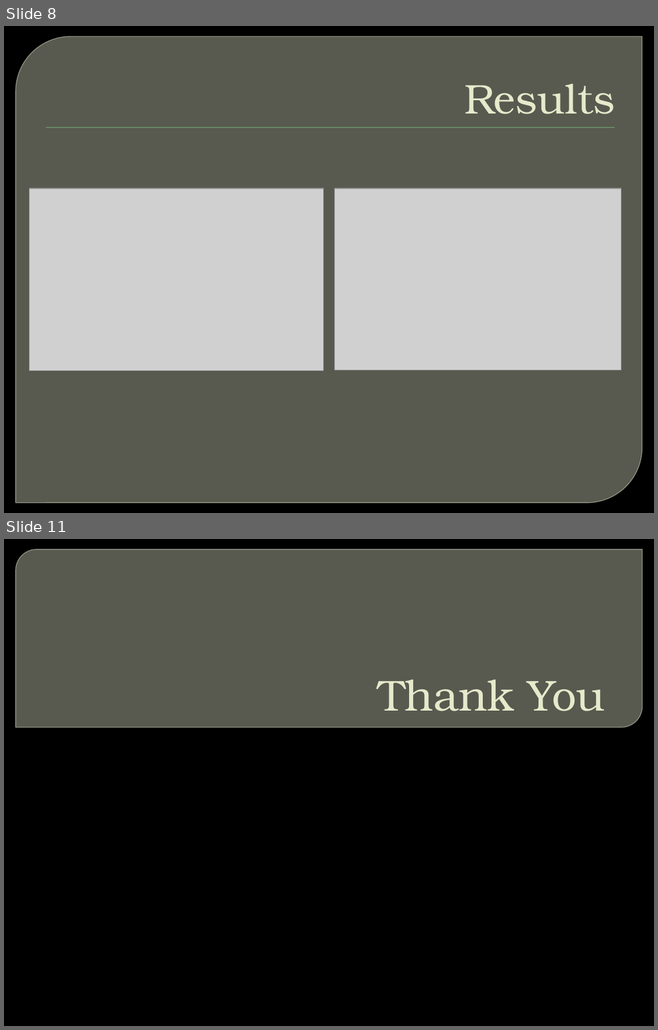
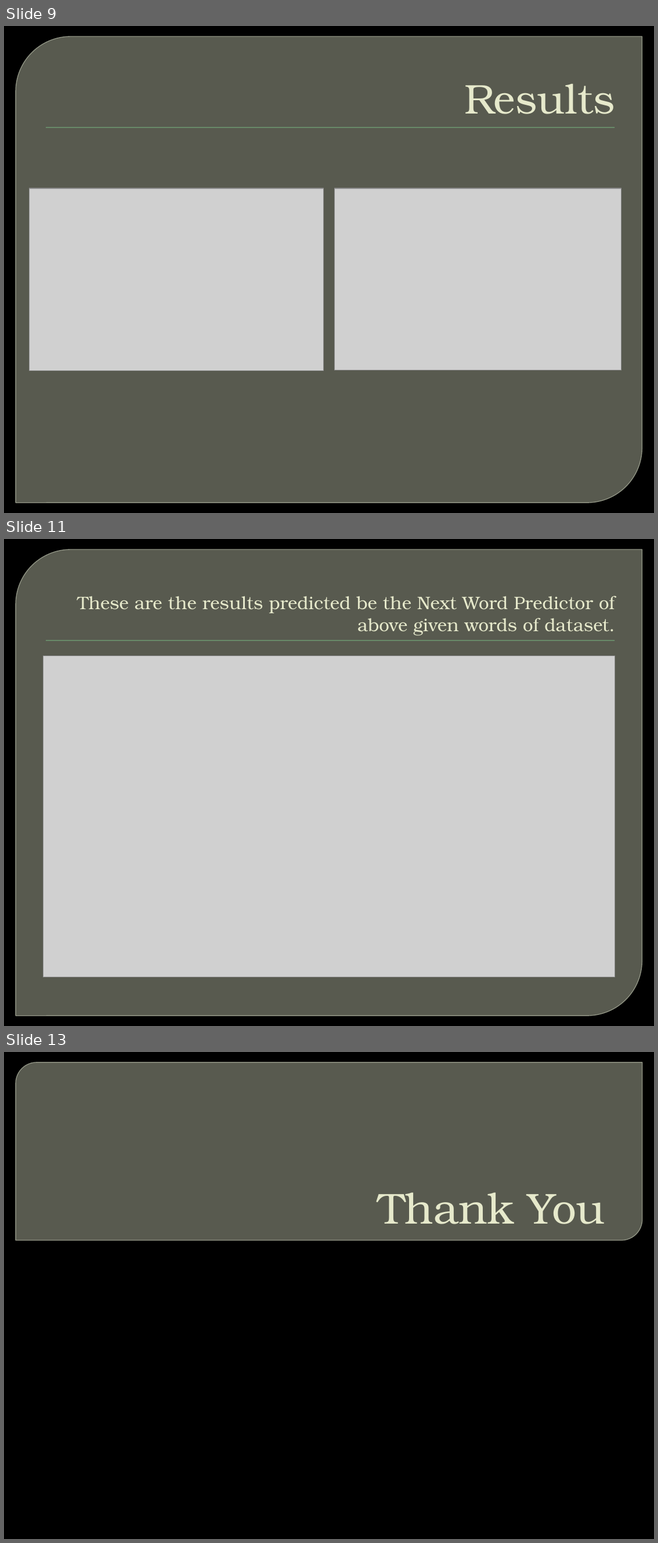
Before and after one commit to Nirmal235/Next-word-Prediction, a slide deck: NEXT WORD PREDICTON.pptx. Shown one above the other, each under a label of ours: slides 8 and 11 before the commit, slides 9, 11 and 13 after it; the slides between them are not shown. The pictures are 658x1030 and 658x1543 pixels, drawn with LibreOffice and Linux fonts; fonts in the diff are those of the drawing; grey boxes stand for pictures; background and template pictures are left out. Boxes give left, top, right and bottom in pixels: in the first picture for what was removed or moved away, otherwise in the second. Text is boxed around its words. In the diff, an @@ line names an element or a change of style, - is before the commit and + after.

```diff
--- a/NEXT WORD PREDICTON.pptx
+++ b/NEXT WORD PREDICTON.pptx
@@ slide 11 added at (4,539,654,1026), background picture (left out); not listed: 2 template elements that a slide beside it also shows @@
@@ title added at (77,596,614,636), 20 pt, text #E7EACB @@
+These are the results predicted be the Next Word Predictor of above given words of dataset.
@@ picture added at (43,656,615,977) @@
@@ what was slide 8 is now slide 9 @@
@@ what was slide 11 is now slide 13 @@
```
Also in this commit, not shown: 1 slide changed, 3 other slides added, 2 slides removed, 1 other file.
